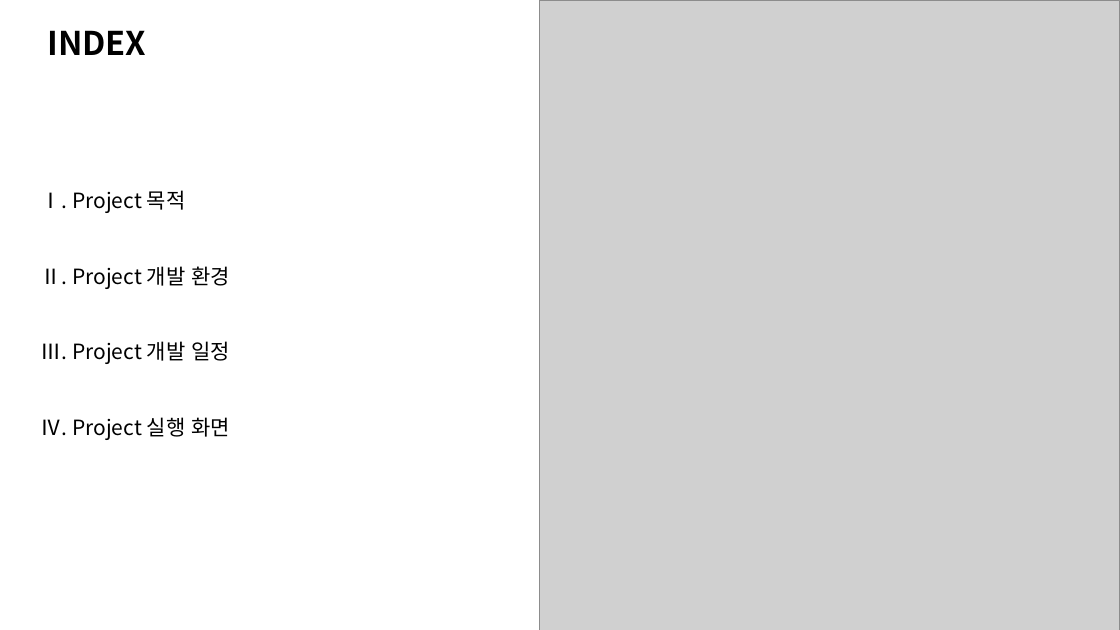
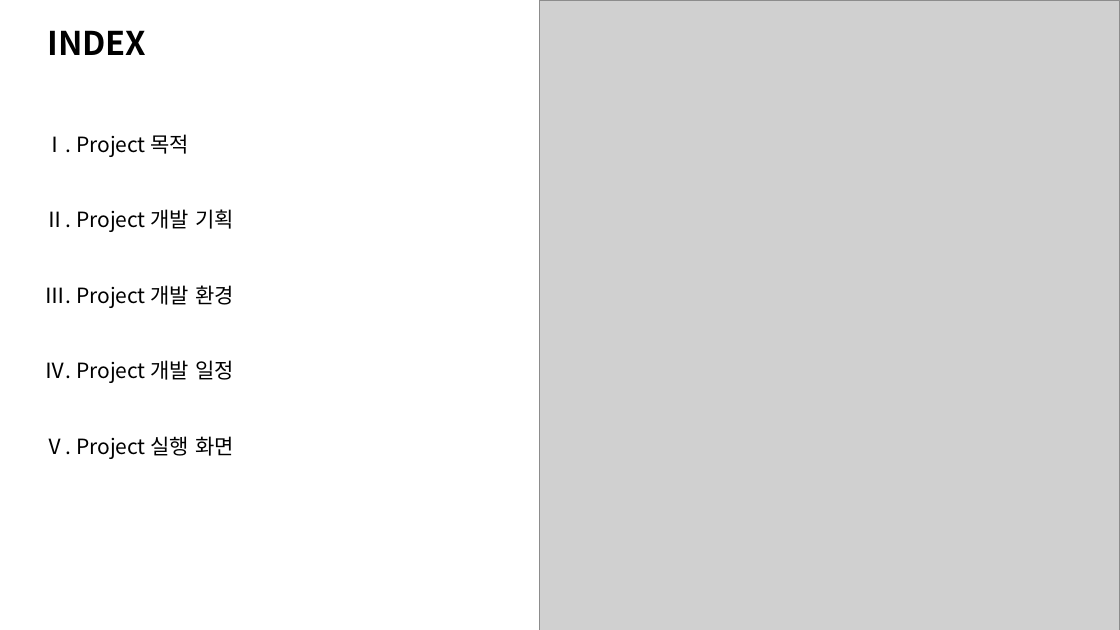
Before and after one commit to hakGuenLee/TeamProject, a slide deck: slide 2 of 문서모음/MiniMall Portfolio.pptx. Drawn at 1120x630 pixels with LibreOffice and Linux fonts; fonts in the diff are those of the drawing; grey boxes stand for pictures. Boxes give left, top, right and bottom in pixels: in the first picture for what was removed or moved away, otherwise in the second. Text is boxed around its words. In the diff, an @@ line names an element or a change of style, - is before the commit and + after.

```diff
--- a/문서모음/MiniMall Portfolio.pptx
+++ b/문서모음/MiniMall Portfolio.pptx
@@ text "Ⅰ. Project 목적": place and size @@
-text "Ⅰ. Project 목적" at bbox=[41, 190, 230, 440]
+text "Ⅰ. Project 목적" at bbox=[45, 134, 234, 459]
@@ text at bbox=[45, 209, 234, 459]: text changed @@
-Ⅱ. Project 개발 환경
-Ⅲ. Project 개발 일정
-Ⅳ. Project 실행 화면
+Ⅱ. Project 개발 기획
+Ⅲ. Project 개발 환경
+Ⅳ. Project 개발 일정
+Ⅴ. Project 실행 화면
```
Also in this commit, not shown: 9 other slides changed, 3 slides added, 1 slide removed, 1 other file.
